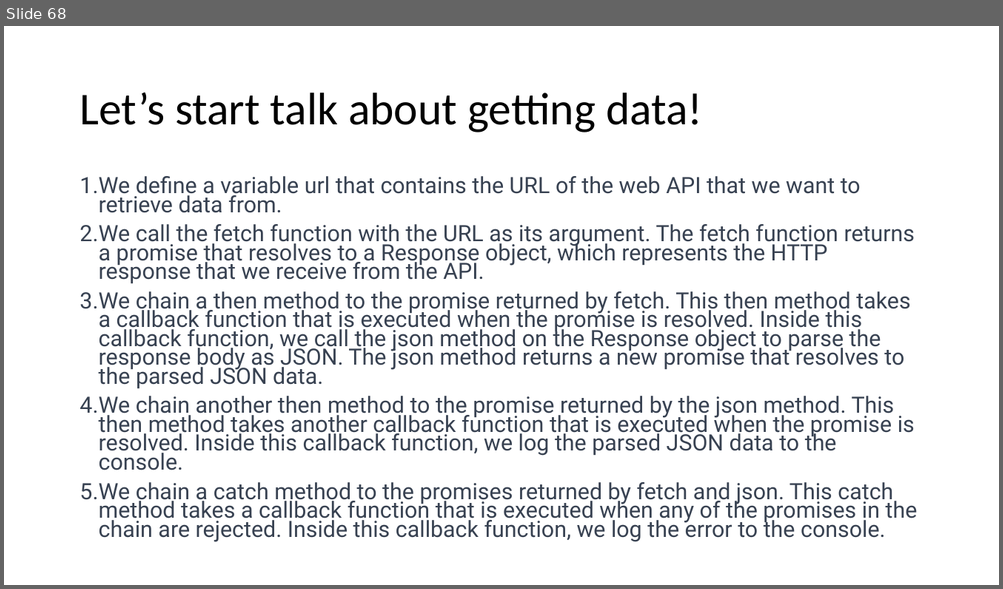
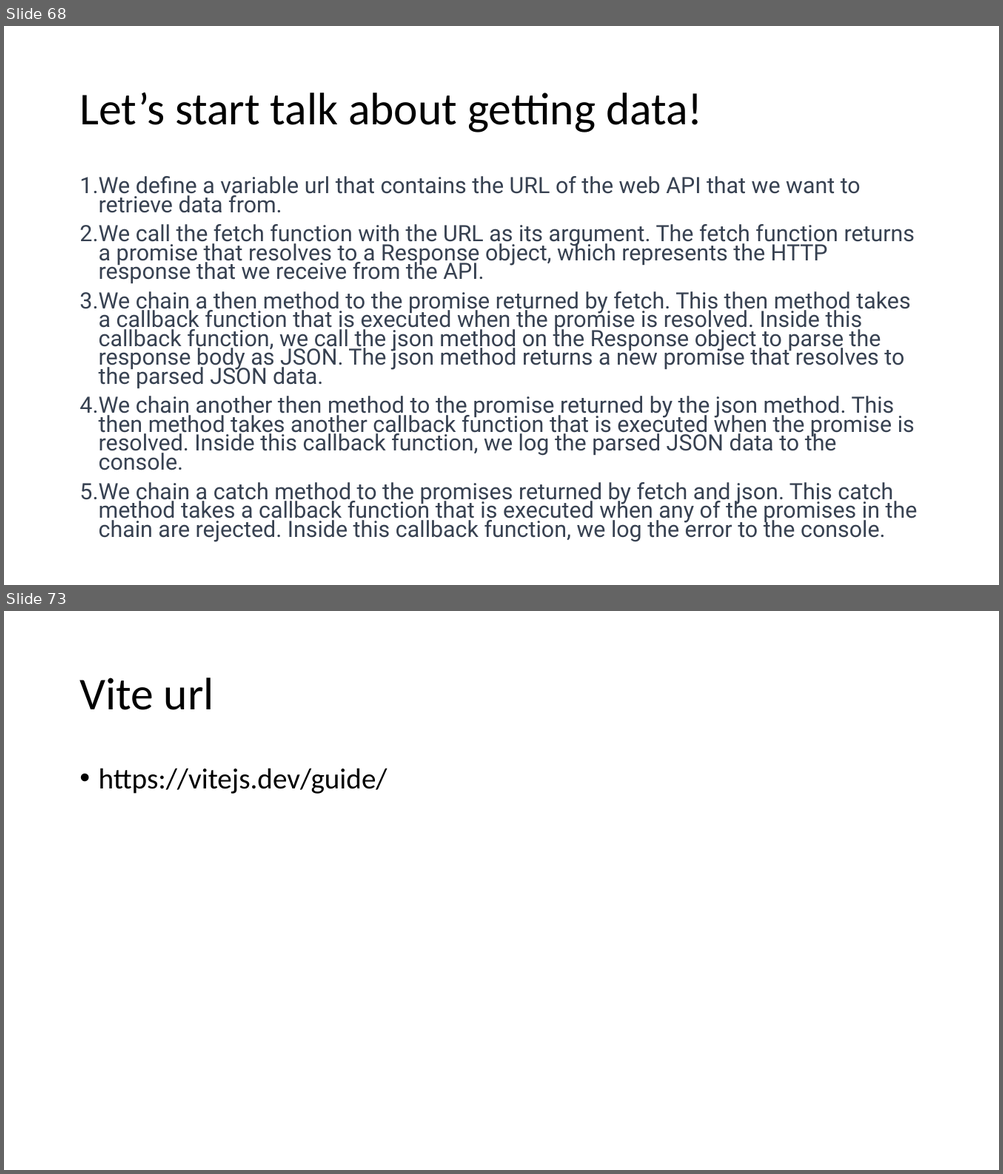
Before and after one commit to 1shaked/full-stack, a slide deck: 16ass/16ass.pptx. Shown one above the other, each under a label of ours: slide 68 before the commit, slides 68 and 73 after it; the slides between them are not shown. The pictures are 1003x589 and 1003x1174 pixels, drawn with LibreOffice and Linux fonts; fonts in the diff are those of the drawing. Boxes give left, top, right and bottom in pixels: in the first picture for what was removed or moved away, otherwise in the second. Text is boxed around its words. In the diff, an @@ line names an element or a change of style, - is before the commit and + after.

```diff
--- a/16ass/16ass.pptx
+++ b/16ass/16ass.pptx
@@ slide 73 added at box(4, 611, 999, 1170), background #FFFFFF @@
@@ title added at box(79, 678, 214, 710), 44 pt, text #000000 @@
+Vite url
@@ text added at box(99, 768, 387, 794), 28 pt, text #000000 @@
+• https://vitejs.dev/guide/
```
Also in this commit, not shown: 5 slides changed, 3 other slides added, 4 slides removed, 58 other files.
